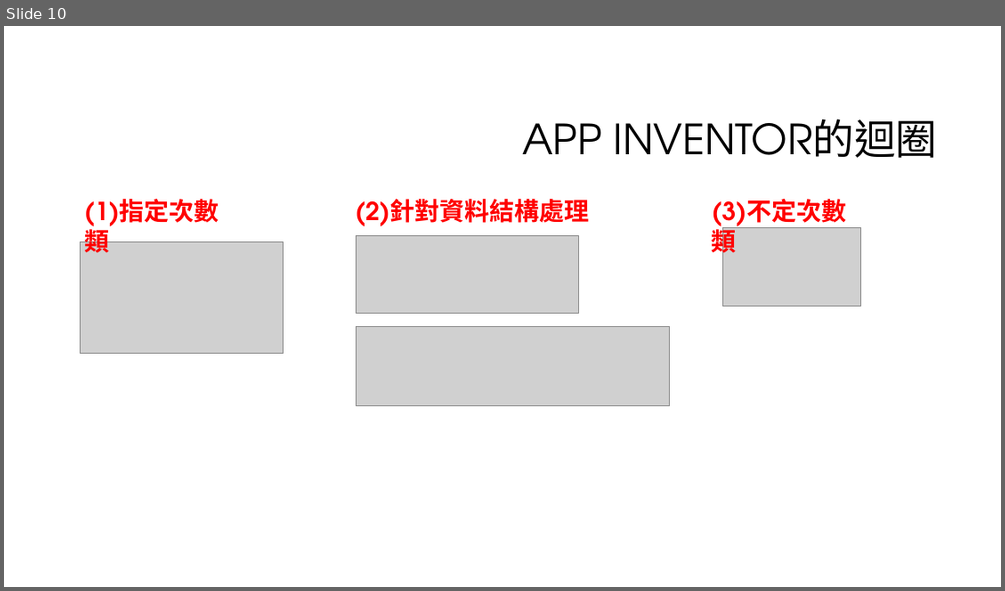
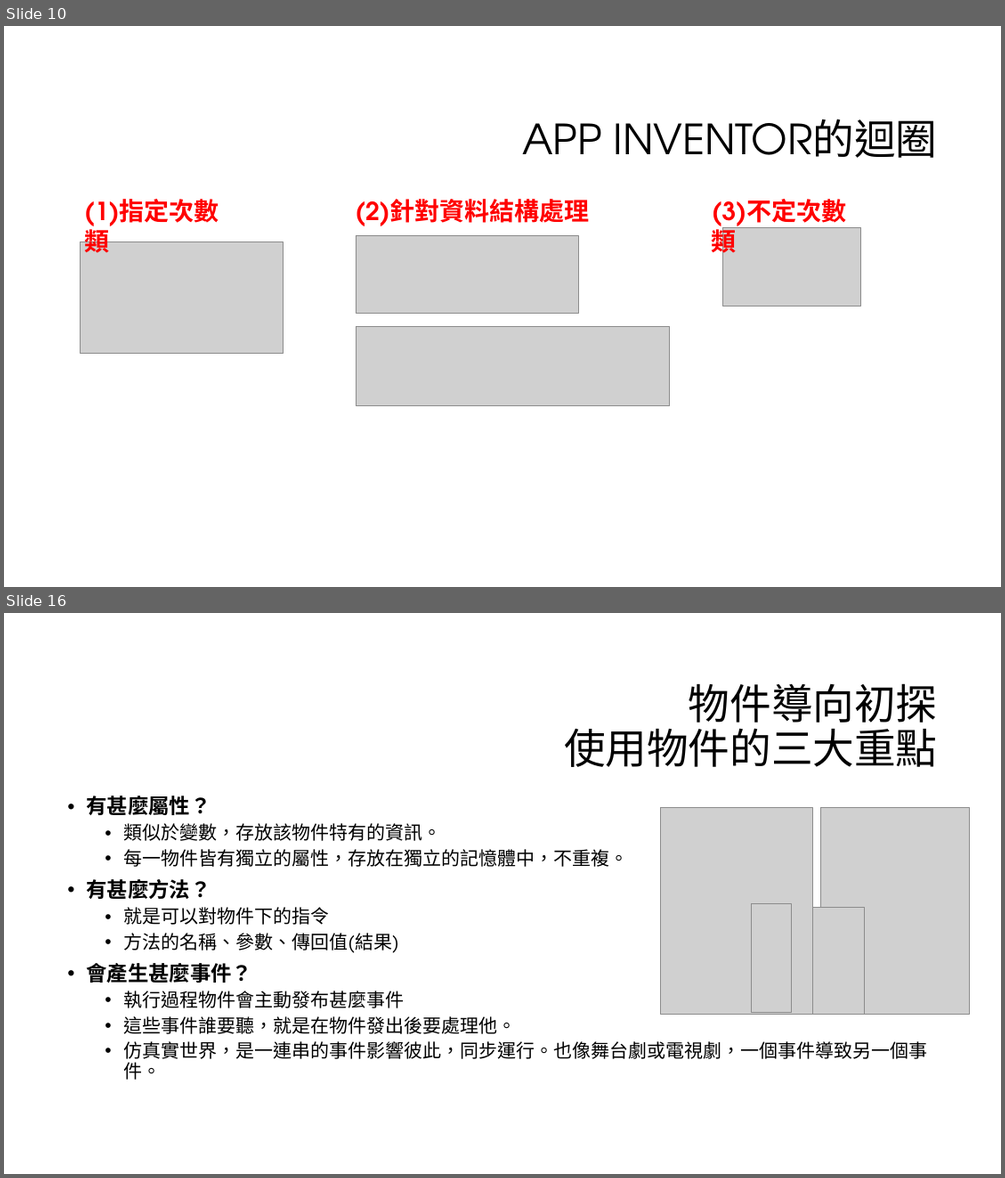
Before and after one commit to liulawsi/My_PPTs, a slide deck: CHING JIAN/AppInventor/04_程式設計基礎心法.pptx. Shown one above the other, each under a label of ours: slide 10 before the commit, slides 10 and 16 after it; the slides between them are not shown. The pictures are 1005x591 and 1005x1178 pixels, drawn with LibreOffice and Linux fonts; fonts in the diff are those of the drawing; grey boxes stand for pictures; background and template pictures are left out. Boxes give left, top, right and bottom in pixels: in the first picture for what was removed or moved away, otherwise in the second. Text is boxed around its words. In the diff, an @@ line names an element or a change of style, - is before the commit and + after.

```diff
--- a/CHING JIAN/AppInventor/04_程式設計基礎心法.pptx
+++ b/CHING JIAN/AppInventor/04_程式設計基礎心法.pptx
@@ slide 16 added at (4,613,1001,1174), background #FFFFFF @@
@@ title added at (564,683,938,767), 40 pt, text #000000 @@
+物件導向初探
+使用物件的三大重點
@@ text added at (86,795,927,1079), 18 pt, text #000000 @@
+• 有甚麼屬性？
+  • 類似於變數，存放該物件特有的資訊。
+  • 每一物件皆有獨立的屬性，存放在獨立的記憶體中，不重複。
+• 有甚麼方法？
+  • 就是可以對物件下的指令
+  • 方法的名稱、參數、傳回值(結果)
+• 會產生甚麼事件？
+  • 執行過程物件會主動發布甚麼事件
+  • 這些事件誰要聽，就是在物件發出後要處理他。
+  • 仿真實世界，是一連串的事件影響彼此，同步運行。也像舞台劇或電視劇，一個事件導致另一個事件。
@@ group added at (661,807,970,1014): 4 pictures @@
```
Also in this commit, not shown: 1 slide changed, 5 other slides added, 6 other files.
